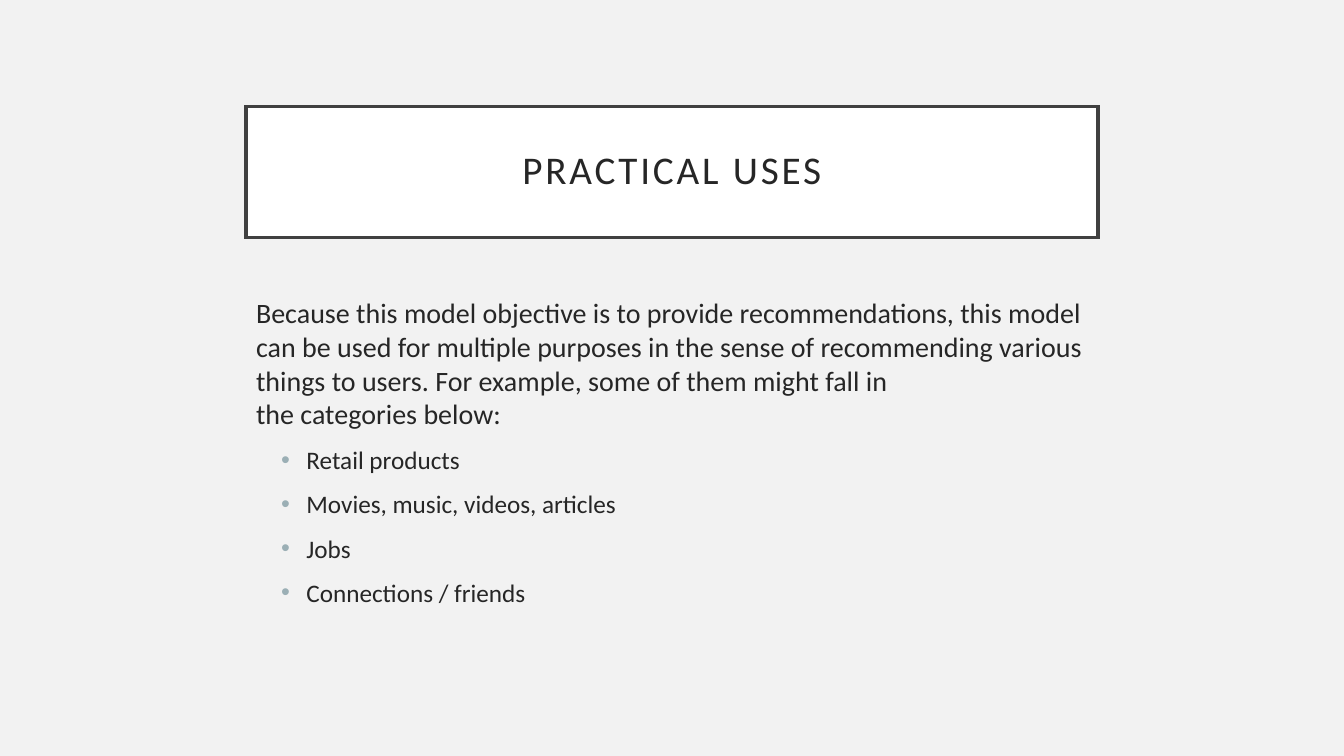
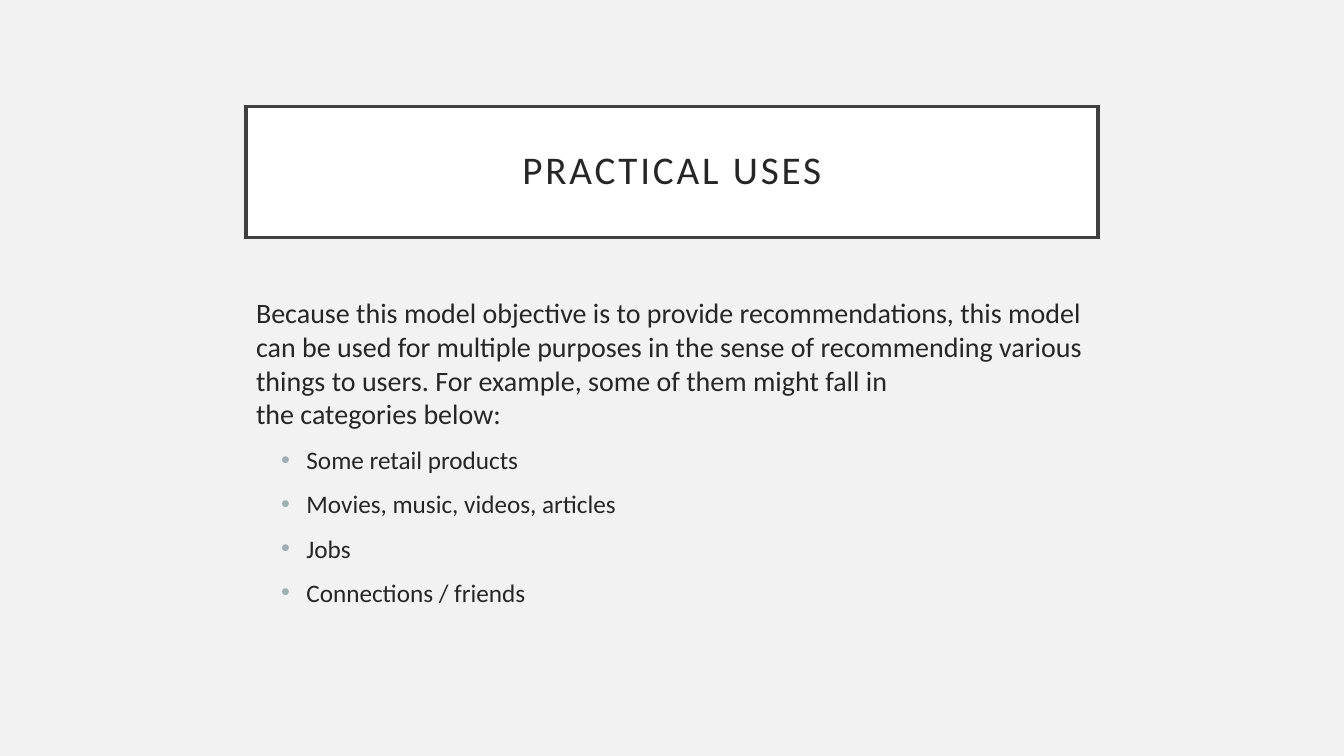
Before and after one commit to mwpnava/Data-Science-Projects, a slide deck: slide 14 of BookRecommender_prediction/Presentation_BRS.pptx (slide 11 before the commit). Drawn at 1344x756 pixels with LibreOffice and Linux fonts; fonts in the diff are those of the drawing. Boxes give left, top, right and bottom in pixels: in the first picture for what was removed or moved away, otherwise in the second. Text is boxed around its words. In the diff, an @@ line names an element or a change of style, - is before the commit and + after.

```diff
--- a/BookRecommender_prediction/Presentation_BRS.pptx
+++ b/BookRecommender_prediction/Presentation_BRS.pptx
@@ text at (306,451,518,473): text changed @@
-  • Retail products
+  • Some retail products
```
Also in this commit, not shown: 3 other slides changed, 3 slides added, 2 other files.
